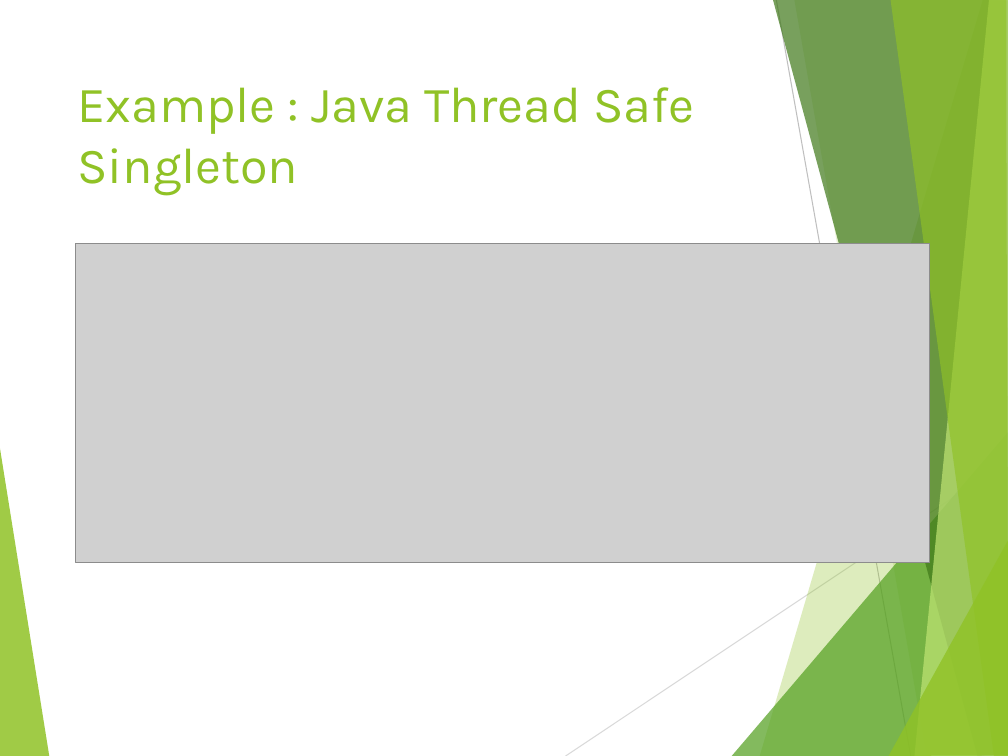
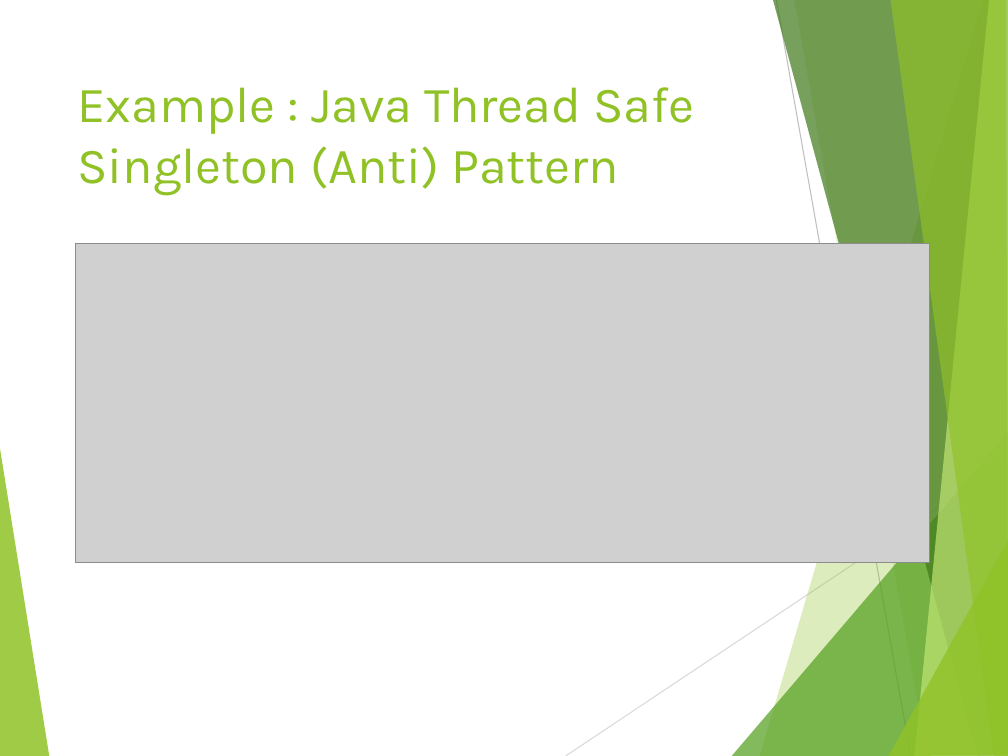
Before and after one commit to tamarstern/MyNodeJSCourse, a slide deck: slide 16 of day2/real_life_concurrency_problems/nodejs_real_life_concurrency_problems.pptx (slide 12 before the commit). Drawn at 1008x756 pixels with LibreOffice and Linux fonts; fonts in the diff are those of the drawing; grey boxes stand for pictures. Boxes give left, top, right and bottom in pixels: in the first picture for what was removed or moved away, otherwise in the second. Text is boxed around its words. In the diff, an @@ line names an element or a change of style, - is before the commit and + after.

```diff
--- a/day2/real_life_concurrency_problems/nodejs_real_life_concurrency_problems.pptx
+++ b/day2/real_life_concurrency_problems/nodejs_real_life_concurrency_problems.pptx
@@ title at bbox=[77, 87, 694, 195]: text changed @@
-Example : Java Thread Safe Singleton
+Example : Java Thread Safe Singleton (Anti) Pattern
```
Also in this commit, not shown: 8 other slides changed, 5 slides added, 7 other files.
